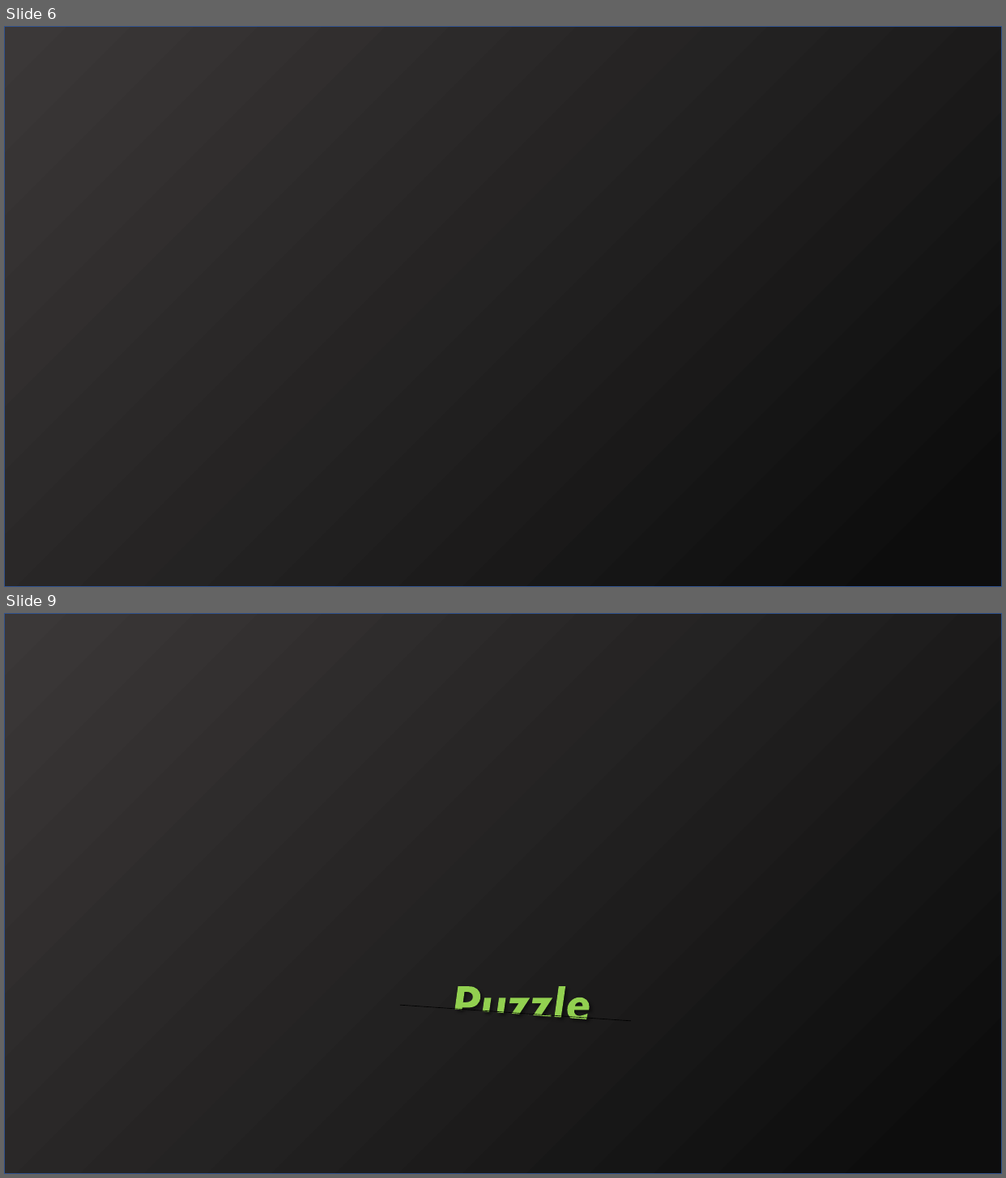
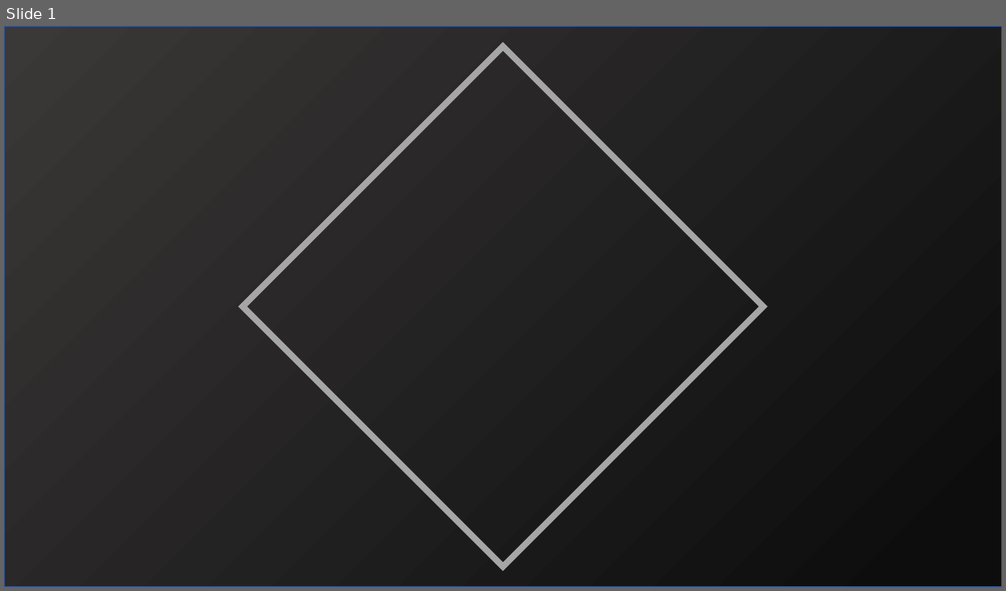
Before and after one commit to SamuelHiroyuki/Scrolls, a slide deck: PPTX/Apresentação.pptx. Shown one above the other, each under a label of ours: slides 6 and 9 before the commit, slide 1 after it; the slides between them are not shown. The pictures are 1006x1178 and 1006x591 pixels, drawn with LibreOffice and Linux fonts; fonts in the diff are those of the drawing. Boxes give left, top, right and bottom in pixels: in the first picture for what was removed or moved away, otherwise in the second. Text is boxed around its words. In the diff, an @@ line names an element or a change of style, - is before the commit and + after.

```diff
--- a/PPTX/Apresentação.pptx
+++ b/PPTX/Apresentação.pptx
@@ slide 9 removed at <box>4,613,1002,1174</box>, background #FFFFFF @@
@@ rectangle removed at <box>4,613,1002,1174</box> @@
@@ freeform shape removed at <box>454,986,590,1020</box> @@
@@ line removed from (400, 1005) to (632, 1021) @@
@@ what was slide 6 is now slide 1 @@
@@ slide 1 changed as well @@
@@ rectangle added at <box>243,46,764,567</box>, outline #A6A6A6 6 pt @@
```
Also in this commit, not shown: 3 other slides changed, 2 slides added, 27 other slides removed.
